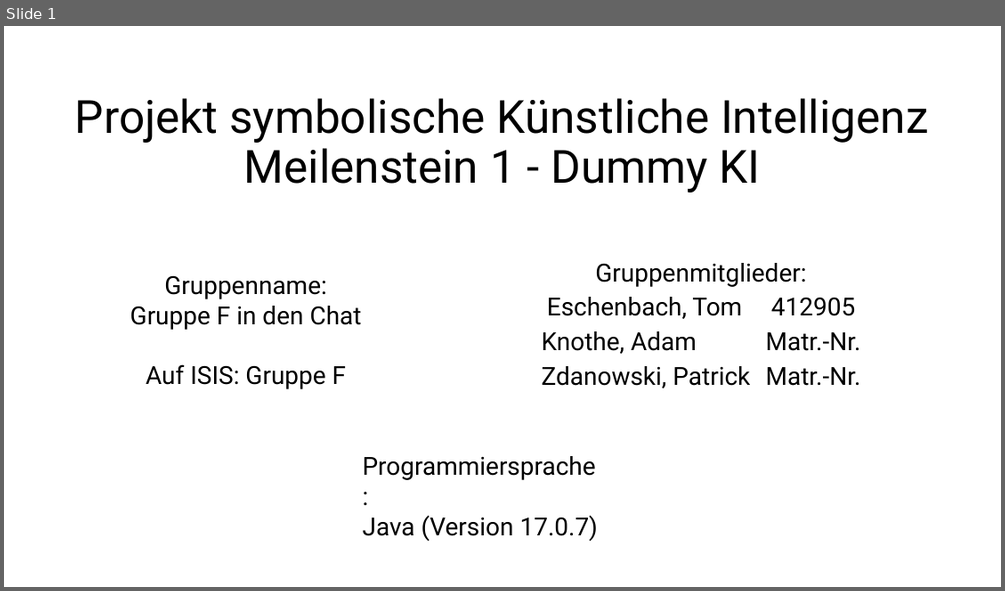
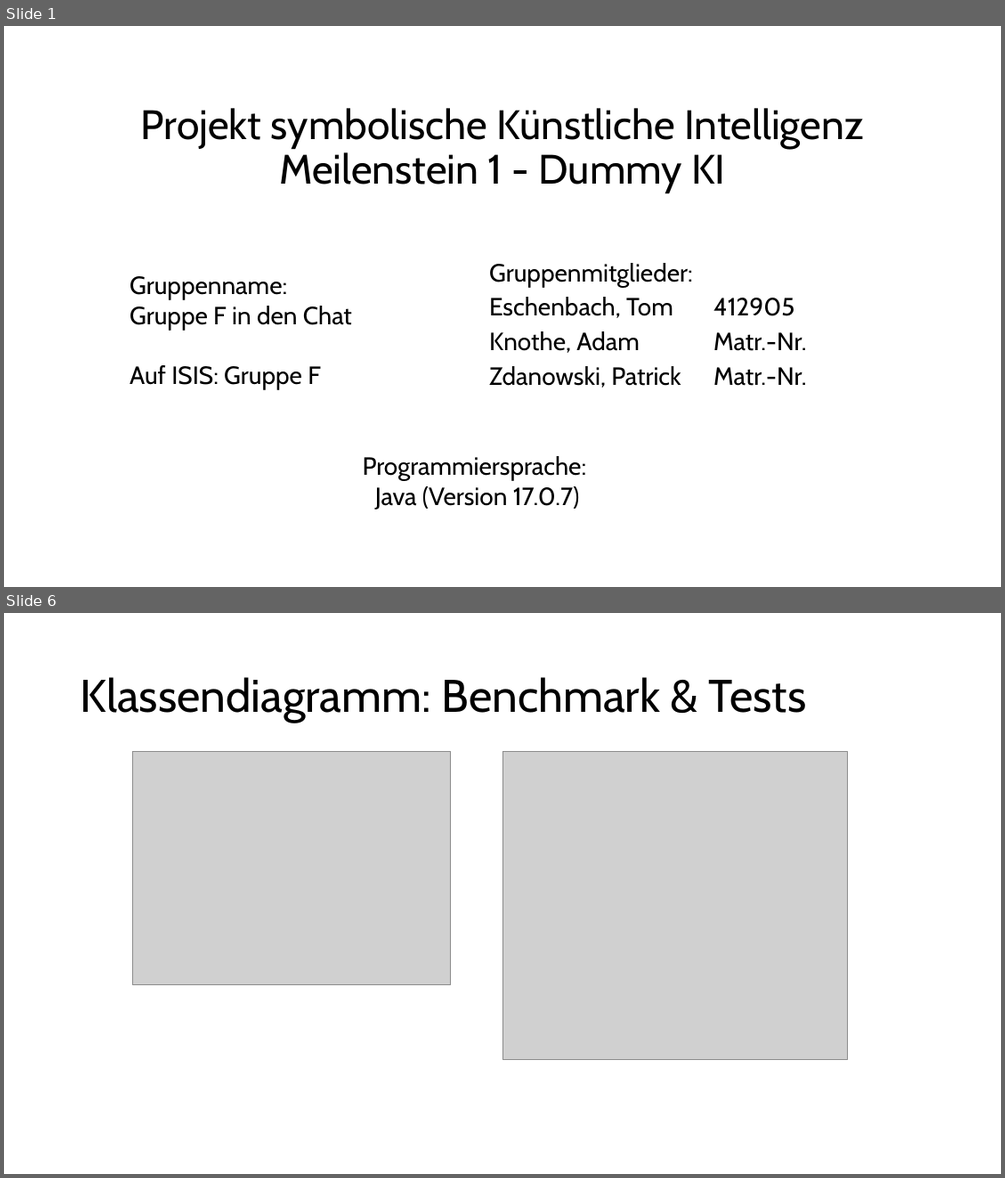
Before and after one commit to patrickzda/chess_engine, a slide deck: PJ_KI_MST1.pptx. Shown one above the other, each under a label of ours: slide 1 before the commit, slides 1 and 6 after it; the slides between them are not shown. The pictures are 1005x591 and 1005x1178 pixels, drawn with LibreOffice and Linux fonts; fonts in the diff are those of the drawing; grey boxes stand for pictures. Boxes give left, top, right and bottom in pixels: in the first picture for what was removed or moved away, otherwise in the second. Text is boxed around its words. In the diff, an @@ line names an element or a change of style, - is before the commit and + after.

```diff
--- a/PJ_KI_MST1.pptx
+++ b/PJ_KI_MST1.pptx
@@ slide 6 added at (4,613,1001,1174), background #FFFFFF @@
@@ title added at (80,677,806,722), 44 pt, text #000000 @@
+Klassendiagramm: Benchmark & Tests
@@ picture added at (133,751,451,985) @@
@@ picture added at (502,751,848,1060) @@
@@ slide 1 changed as well @@
@@ title "Projekt symbolische Künstliche Intelligenz Meilenstein ..." at (141,108,865,193): size 44 to 39.6 pt, font Roboto to Cabin @@
@@ subtitle "Gruppenmitglieder:" at (489,263,806,387): font Roboto to Cabin; alignment centre to left @@
@@ text "Gruppenname:" at (129,276,352,389): font Roboto to Cabin; alignment centre to left @@
@@ text "Programmiersprache:" at (363,456,587,509): font Roboto to Cabin; alignment left to centre @@
```
Also in this commit, not shown: 6 other slides added, 3 slides removed, 9 other files.
